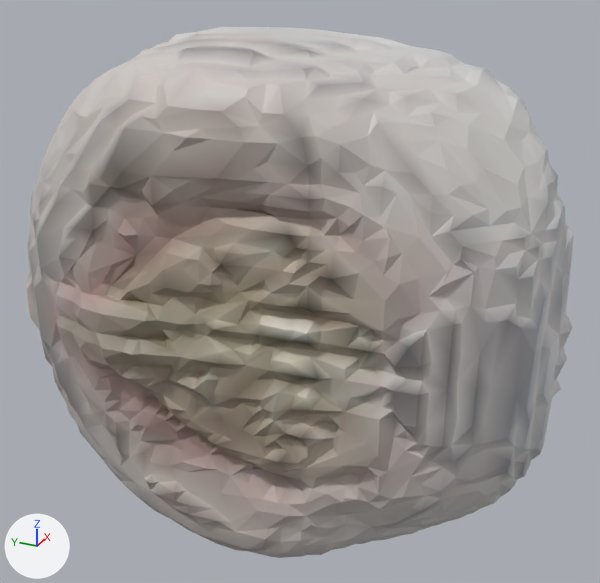
The glTF model web/assets/kits/snap_maw.glb: old version first, new version second.
Both versions are drawn from a camera (50 mm lens) standing at (-0.84, -0.422, 0.83) and looking at (0.06, -0.017, 0.38). Lighting does not change. The marker at lower left points along +X, +Y and +Z. The first picture is the older version. Where no turn or scale is listed for an object, it has been applied to the vertices.

Script lines for the objects in view, before the commit:
```python
me_geometry_0 = bpy.data.meshes.new('geometry_0')
me_geometry_0.from_pydata(...)  # 2508 vertices, 5000 faces; spans x -0.127..0.202, y -0.357..0.355, z 0.0..0.7
me_geometry_0.materials.append(mat_defaultmaterial)
ob_geometry_0 = bpy.data.objects.new('geometry_0', me_geometry_0)
ob_geometry_0.location = (0.0, 0.0, 0.0)
```
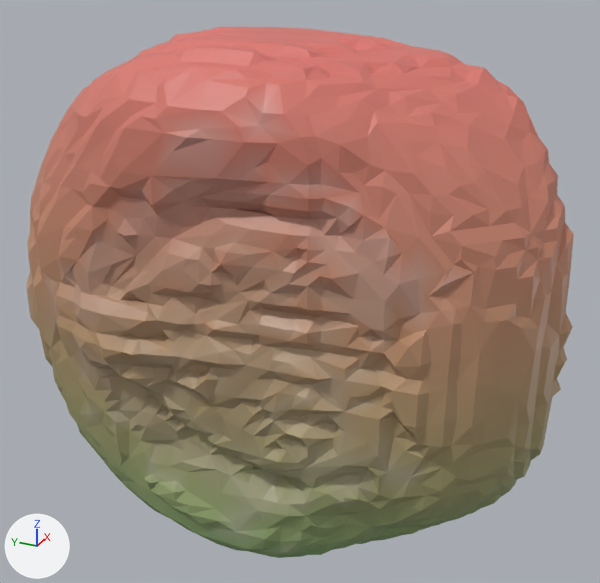
Where the change shows, as pixel boxes [x1, y1, x2, y2] in the pictures (600 x 583 px):
part 1 of me_geometry_0, recoloured: [26, 27, 574, 558] in both

Patch to the scene script:
```diff
--- a/web/assets/kits/snap_maw.glb.py
+++ b/web/assets/kits/snap_maw.glb.py
@@ me_geometry_0 @@
 me_geometry_0.from_pydata(...)  # 2508 vertices, 5000 faces; spans x -0.127..0.202, y -0.357..0.355, z 0.0..0.7
 # used by ob_geometry_0; location = (0.0, 0.0, 0.0)
+# me_geometry_0 part 1: 5000 faces centred in x -0.125..0.201, y -0.354..0.354, z 0.002..0.7 are repainted in the vertex colours, in many colours
 me_geometry_0.materials.append(mat_defaultmaterial)
```
